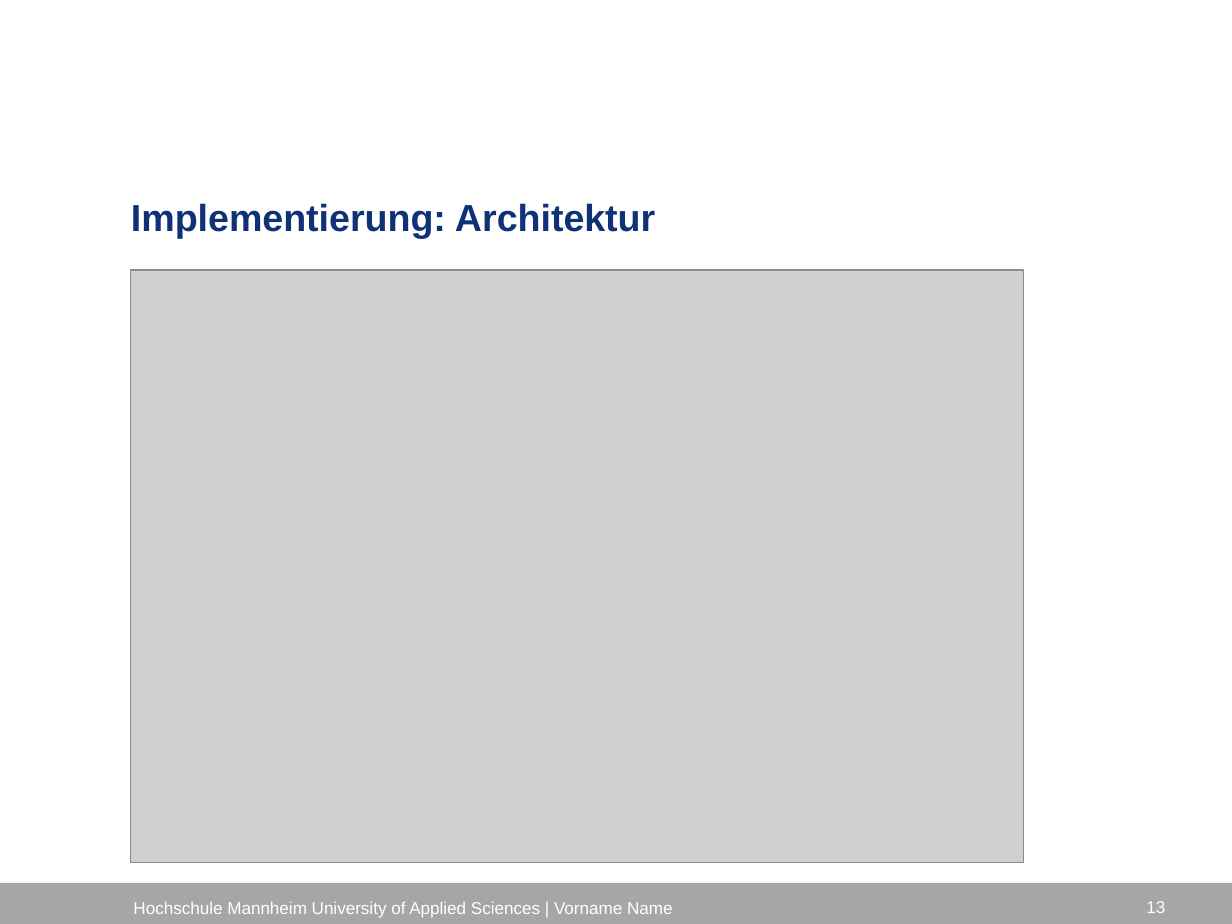
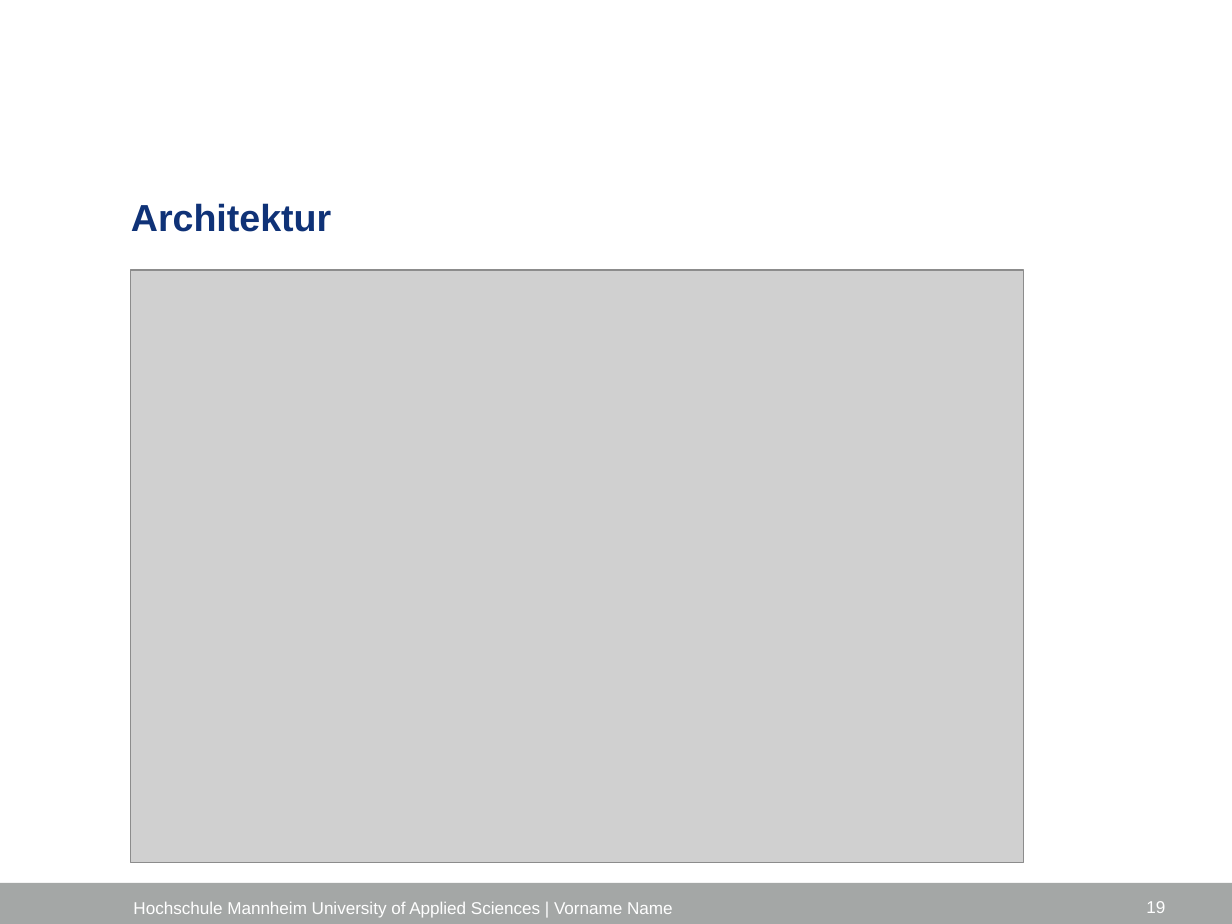
Before and after one commit to marvinkarhan/Bachelorarbeit, a slide deck: slide 19 of latex/Kolloquium/Kolloquium_Marvin_Karhan.pptx (slide 13 before the commit). Drawn at 1232x924 pixels with LibreOffice and Linux fonts; fonts in the diff are those of the drawing; grey boxes stand for pictures; background and template pictures are left out. Boxes give left, top, right and bottom in pixels: in the first picture for what was removed or moved away, otherwise in the second. Text is boxed around its words. In the diff, an @@ line names an element or a change of style, - is before the commit and + after.

```diff
--- a/latex/Kolloquium/Kolloquium_Marvin_Karhan.pptx
+++ b/latex/Kolloquium/Kolloquium_Marvin_Karhan.pptx
@@ title at box(131, 203, 331, 232): text changed @@
-Implementierung: Architektur
+Architektur
@@ page number at box(1146, 901, 1165, 913): text changed @@
-13
+19
```
Also in this commit, not shown: 9 other slides changed, 7 slides added, 13 slides removed, 9 other files.
